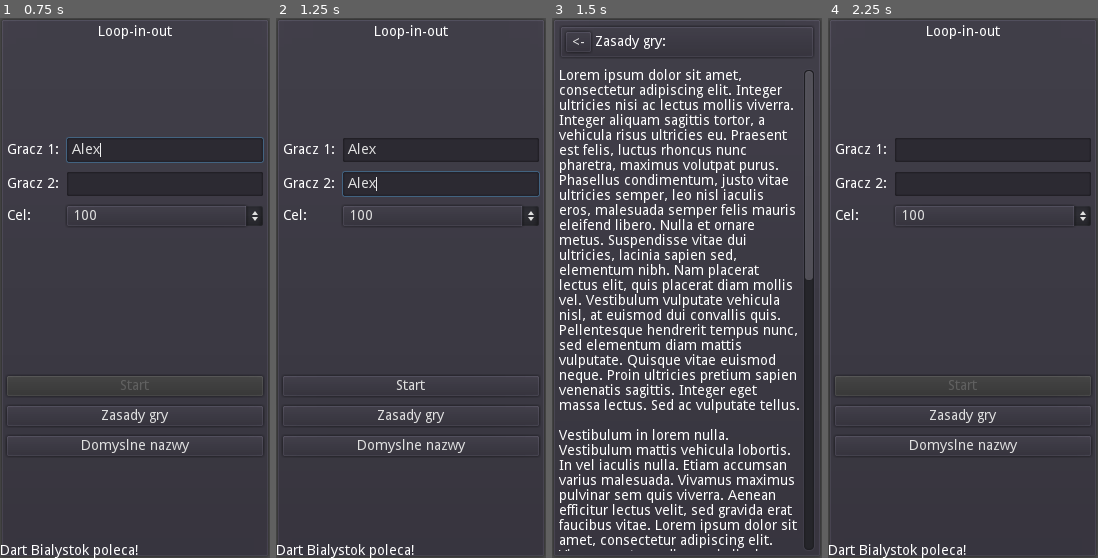
Above: before the commit, frames 1-4 (left to right).
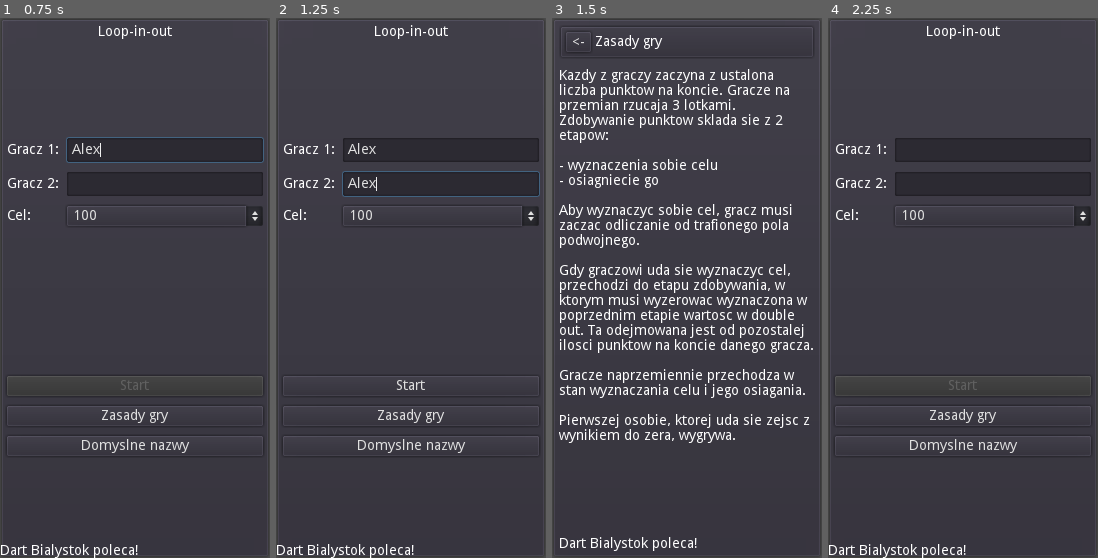
Above: after the commit, the same moments.

Repository: Kiel97/ideal-fortnight
Game: Godot game, scene res://Main.tscn
The game is run twice, just before and just after one commit, with the same random seed, the same clock (stepped at 60 frames per second) and the same inputs.
Inputs (mouse positions are in pixels of both pictures, inside the frame that each line leads up to):
- Up to frame 1 (0.75 s): click (164, 147) at 0.52 s; type "Alex" at 0.6 s
- Up to frame 2 (1.25 s): click (440, 185) at 0.75 s; type "Alex" at 0.83 s
- Up to frame 3 (1.5 s): click "Zasady gry" at 1.25 s
- Up to frame 4 (2.25 s): click "<-" at 2 s

Frames 1-2 are identical in both runs. In frame 3, 26% of the frame differs, in the area x 2-98%, y 3-99%; in frame 4, nothing differs.

Commit message:
Insert game rules

Diff:
--- a/LoopInOut/Help.tscn
+++ b/LoopInOut/Help.tscn
@@ -19,6 +19,7 @@
 custom_constants/separation = 10
 
 [node name="PanelContainer" type="PanelContainer" parent="PanelContainer/VBoxContainer"]
+editor/display_folded = true
 margin_right = 256.0
 margin_bottom = 34.0
 
@@ -36,22 +37,31 @@
 [node name="RulesHeaderLabel" type="Label" parent="PanelContainer/VBoxContainer/PanelContainer/HBoxContainer"]
 margin_left = 29.0
 margin_top = 3.0
-margin_right = 100.0
+margin_right = 96.0
 margin_bottom = 17.0
-text = "Zasady gry:"
+text = "Zasady gry"
 
 [node name="RulesRichTextLabel" type="RichTextLabel" parent="PanelContainer/VBoxContainer"]
 margin_top = 44.0
 margin_right = 256.0
+margin_bottom = 502.0
+size_flags_vertical = 3
+text = "Kazdy z graczy zaczyna z ustalona liczba punktow na koncie. Gracze na przemian rzucaja 3 lotkami. Zdobywanie punktow sklada sie z 2 etapow:
+
+- wyznaczenia sobie celu
+- osiagniecie go
+
+Aby wyznaczyc sobie cel, gracz musi zaczac odliczanie od trafionego pola podwojnego.
+
+Gdy graczowi uda sie wyznaczyc cel, przechodzi do etapu zdobywania, w ktorym musi wyzerowac wyznaczona w poprzednim etapie wartosc w double out. Ta odejmowana jest od pozostalej ilosci punktow na koncie danego gracza.
+
+Gracze naprzemiennie przechodza w stan wyznaczania celu i jego osiagania.
+
+Pierwszej osobie, ktorej uda sie zejsc z wynikiem do zera, wygrywa."
+
+[node name="Label" type="Label" parent="PanelContainer/VBoxContainer"]
+margin_top = 512.0
+margin_right = 256.0
 margin_bottom = 526.0
-size_flags_vertical = 3
-text = "Lorem ipsum dolor sit amet, consectetur adipiscing elit. Integer ultricies nisi ac lectus mollis viverra. Integer aliquam sagittis tortor, a vehicula risus ultricies eu. Praesent est felis, luctus rhoncus nunc pharetra, maximus volutpat purus. Phasellus condimentum, justo vitae ultricies semper, leo nisl iaculis eros, malesuada semper felis mauris eleifend libero. Nulla et ornare metus. Suspendisse vitae dui ultricies, lacinia sapien sed, elementum nibh. Nam placerat lectus elit, quis placerat diam mollis vel. Vestibulum vulputate vehicula nisl, at euismod dui convallis quis. Pellentesque hendrerit tempus nunc, sed elementum diam mattis vulputate. Quisque vitae euismod neque. Proin ultricies pretium sapien venenatis sagittis. Integer eget massa lectus. Sed ac vulputate tellus.
-
-Vestibulum in lorem nulla. Vestibulum mattis vehicula lobortis. In vel iaculis nulla. Etiam accumsan varius malesuada. Vivamus maximus pulvinar sem quis viverra. Aenean efficitur lectus velit, sed gravida erat faucibus vitae. Lorem ipsum dolor sit amet, consectetur adipiscing elit. Vivamus rutrum diam quis ligula rhoncus pharetra. Vestibulum cursus ante ut facilisis mollis.
-
-Curabitur et augue ut orci ornare pretium nec eu lorem. In pretium eros ut justo ullamcorper mollis. Etiam nisi ligula, luctus tristique posuere sodales, tristique at erat. Morbi pharetra convallis lectus sed porta. Vestibulum ac risus fermentum, faucibus quam et, consequat lectus. Nunc a mi ornare, pharetra ipsum sed, dapibus nisl. Donec at ultrices nibh, ac egestas ligula. Mauris nisi neque, aliquet eget nunc in, accumsan rhoncus arcu. Fusce elit velit, bibendum ut volutpat at, pretium interdum ex.
-
-Integer elementum maximus dui. Proin quis molestie nunc. Vestibulum ante ipsum primis in faucibus orci luctus et ultrices posuere cubilia Curae; Duis rhoncus venenatis sapien, ut malesuada tellus posuere eu. Phasellus at velit dui. In tincidunt eleifend quam quis vehicula. In urna eros, tincidunt sed nisi scelerisque, interdum condimentum mi. Ut vel nisi arcu.
-
-Donec vitae metus id metus eleifend pharetra. Donec porta elit non ipsum tempor aliquam. In sem tellus, egestas quis lectus volutpat, commodo condimentum ipsum. Morbi faucibus luctus nibh sit amet dignissim. Nullam eu laoreet ex. Vestibulum ornare nunc vel velit tincidunt, nec ultricies elit posuere. Suspendisse fermentum lacus eget lacus mollis consequat. "
+text = "Dart Bialystok poleca!"
 [connection signal="pressed" from="PanelContainer/VBoxContainer/PanelContainer/HBoxContainer/BackButton" to="." method="_on_BackButton_pressed"]
